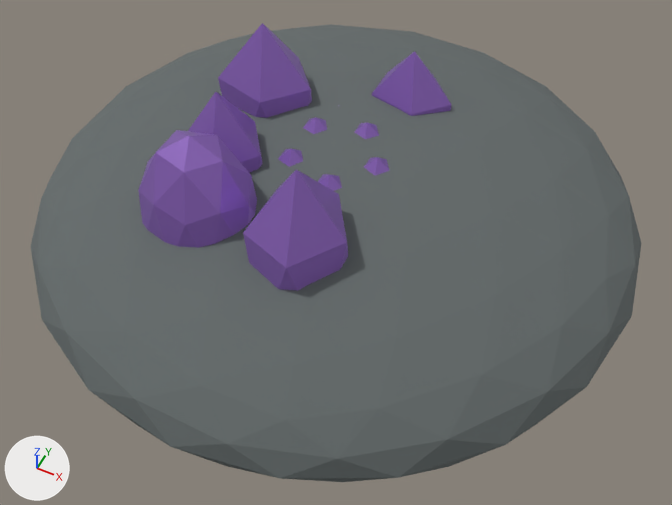
A saved change to the glTF model assets/models/resources/sam_node/sam_node_variant_a.glb.
Camera for both pictures: a camera (50 mm lens) standing at (3.13, -6.26, 7.79) and looking at (0.24, -0.49, 0.59). The lights are fixed; the arrows at lower left show +X, +Y and +Z. The older version comes first. Objects named as collision shapes, trigger or cutter boxes, shadow casters or lower levels of detail are left out. Where no turn or scale is listed for an object, it has been applied to the vertices.

The first picture shows 'Exposed ore formation.003', 'Exposed ore formation.005', 'Exposed ore formation.006', 'Exposed ore formation.007', 'Exposed ore formation.008', 'Mineral inclusion', 'Mineral inclusion.001', 'Mineral inclusion.002', 'Mineral inclusion.003', 'Mineral inclusion.004', 'Resource node bedrock'.
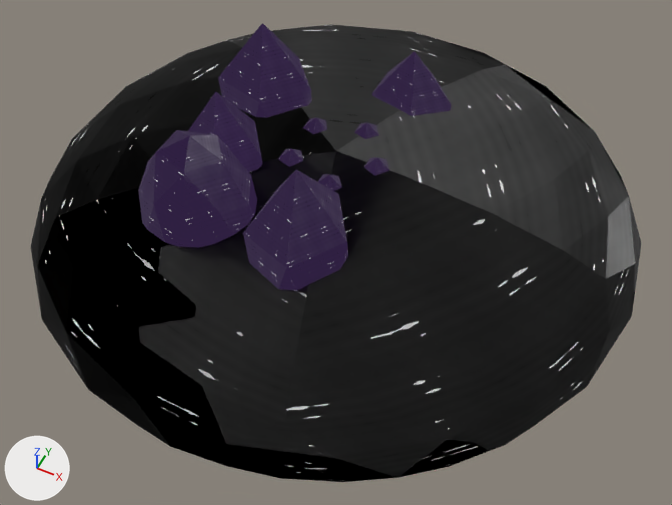
The newer file is also turned or shifted as a whole; pictures and numbers use the older file's frame.

Where the change shows, as pixel boxes [x1, y1, x2, y2] in the pictures (672 x 505 px):
'Resource node bedrock', surface changed (dark grey to black)
    both: [31, 24, 641, 482]
'Exposed ore formation.007', surface changed (darker)
    both: [138, 130, 257, 248]
'Exposed ore formation.008', surface changed (darker)
    both: [243, 170, 348, 291]
'Exposed ore formation.005', surface changed (darker)
    both: [218, 23, 312, 118]
'Exposed ore formation.003', surface changed (darker)
    both: [372, 51, 451, 116]
'Exposed ore formation.006', surface changed (darker)
    both: [188, 92, 263, 173]
'Mineral inclusion', surface changed (darker)
    both: [364, 157, 390, 176]
'Mineral inclusion.003', surface changed (darker)
    both: [278, 148, 303, 167]
'Mineral inclusion.001', surface changed (darker)
    both: [354, 123, 379, 139]
'Mineral inclusion.002', surface changed (darker)
    both: [303, 117, 327, 134]
'Mineral inclusion.004', surface changed (darker)
    both: [318, 174, 342, 191]

Patch to the scene script:
```diff
--- a/assets/models/resources/sam_node/sam_node_variant_a.glb.py
+++ b/assets/models/resources/sam_node/sam_node_variant_a.glb.py
@@ img_metal_height @@
+img_metal_height = load_image('metal_height', '_unpacked/metal_height', 256, 256, 'Non-Color')
@@ img_metal_roughness_001 @@
+img_metal_roughness_001 = load_image('metal_roughness.001', '_unpacked/metal_roughness.001', 256, 256, 'Non-Color')
@@ img_metal_albedo @@
+img_metal_albedo = load_image('metal_albedo', '_unpacked/metal_albedo', 256, 256, 'sRGB')
@@ img_metal_roughness @@
+img_metal_roughness = load_image('metal_roughness', '_unpacked/metal_roughness', 256, 256, 'Non-Color')
@@ mat_sam_mineral @@
 mat_sam_mineral = bpy.data.materials.new('SAM mineral')
-# nodes: BsdfPrincipled, OutputMaterial
-# colours: purple #8661b3, dark purple #2f2042
+# nodes: BsdfPrincipled, Math, NormalMap, OutputMaterial, SeparateColor, TexImage x3
+# colours: dark purple #2f2042
+# uses the picture img_metal_albedo
+# uses the picture img_metal_height
+# uses the picture img_metal_roughness
@@ mat_alien_basalt @@
 mat_alien_basalt = bpy.data.materials.new('Alien basalt')
-# nodes: BsdfPrincipled, OutputMaterial
-# colours: dark grey #656c6c
+# nodes: BsdfPrincipled, Math, NormalMap, OutputMaterial, SeparateColor, TexImage x3
+# uses the picture img_metal_albedo
+# uses the picture img_metal_height
+# uses the picture img_metal_roughness_001
```
